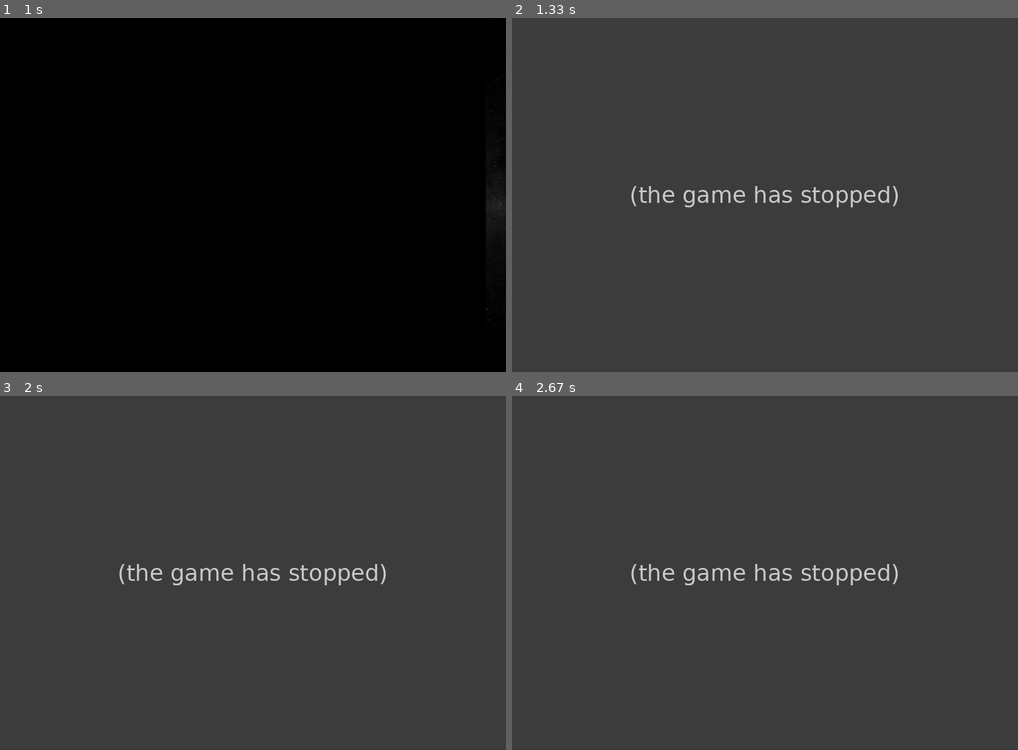
Above: before the commit, frames 1-4 (two rows, left to right).
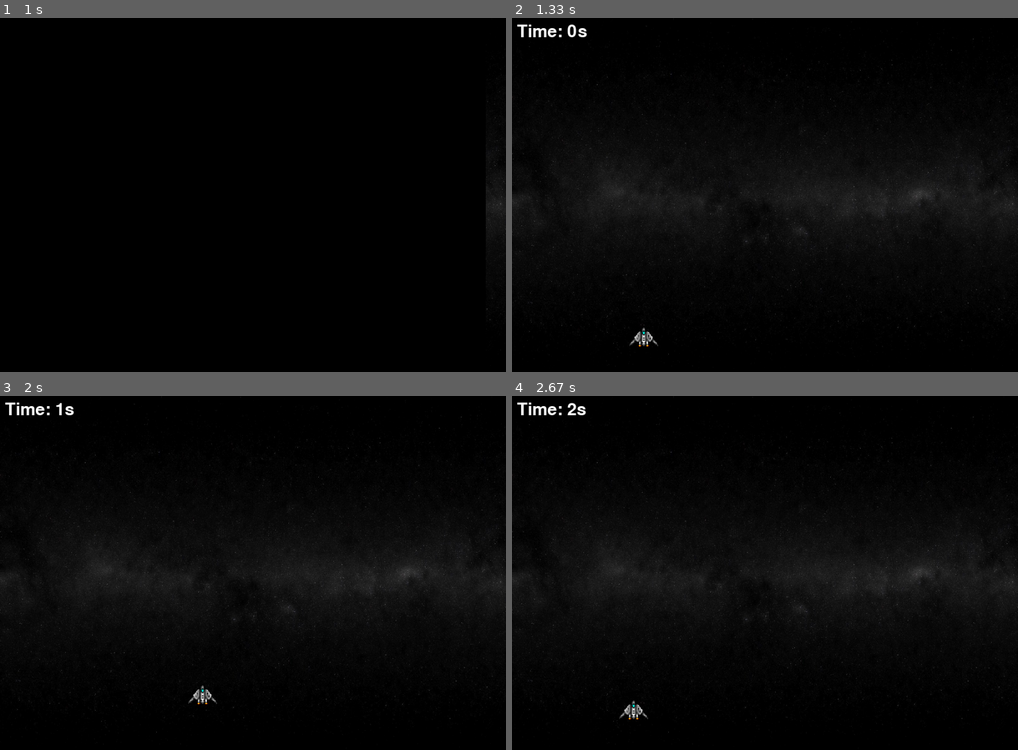
Above: after the commit, the same moments.

Repository: OmarHesham2356/PyGame-Project
Game: pygame game, started from 10.py
Two runs of this game, one before a commit and one after it. Both use one fixed random seed, a clock stepped at 60 frames per second and the inputs below.
Inputs:
- Up to frame 1 (1 s): tap Enter at 0.33 s; hold Right from 0.67 s (still down)
- Up to frame 2 (1.33 s): release Right at 1.13 s; hold Up from 1.17 s (still down)
- Up to frame 3 (2 s): release Up at 1.47 s; hold Right 1.5-1.97 s
- Up to frame 4 (2.67 s): hold Left 2-2.53 s; hold Down from 2.57 s (still down)

Frame 1 is identical in both runs. In frame 2, 99% of the frame differs, in the area x 0-100%, y 0-100%; in frame 3, 99%; in frame 4, 99%.
Error before the commit: NameError: name 'draw_player' is not defined (10.py line 59); the game stopped at 1.03 s (later frames are placeholders)

Commit message:
i fixed the draw issue

Diff:
--- a/10.py
+++ b/10.py
@@ -27,17 +27,19 @@
 
 FONT = pygame.font.SysFont("oswald", 50)
 
+def draw_player(player):
+    player_image = pygame.transform.scale(pygame.image.load("Ship.png").convert_alpha(), (PLAYER_WIDTH, PLAYER_HEIGHT))
+    WIN.blit(player_image, player.topleft)
+
 def draw(player, elapsed_time, stars):
     WIN.blit(BG, (0, 0))
 
-
     time_text = FONT.render(f"Time: {round(elapsed_time)}s", 1, "white")
     WIN.blit(time_text, (10, 10))
 
-    player_image = pygame.transform.scale(pygame.image.load("tiny_ship6.png").convert_alpha(), (PLAYER_WIDTH, PLAYER_HEIGHT))
-    WIN.blit(player_image, player.topleft)
-
-    star_image = pygame.transform.scale(pygame.image.load("R1.png").convert_alpha(), (STAR_WIDTH, STAR_HEIGHT))
+    draw_player(player)
+
+    star_image = pygame.transform.scale(pygame.image.load("Star.png").convert_alpha(), (STAR_WIDTH, STAR_HEIGHT))
     for star in stars:
         WIN.blit(star_image, star.topleft)
 
@@ -57,7 +59,7 @@
     draw_background()
     draw_text(elapsed_time)
     draw_player(player)
-    draw_stars(stars)
+    draw(player, elapsed_time, stars)
     draw_powerups(powerups)
     pygame.display.update()
 
